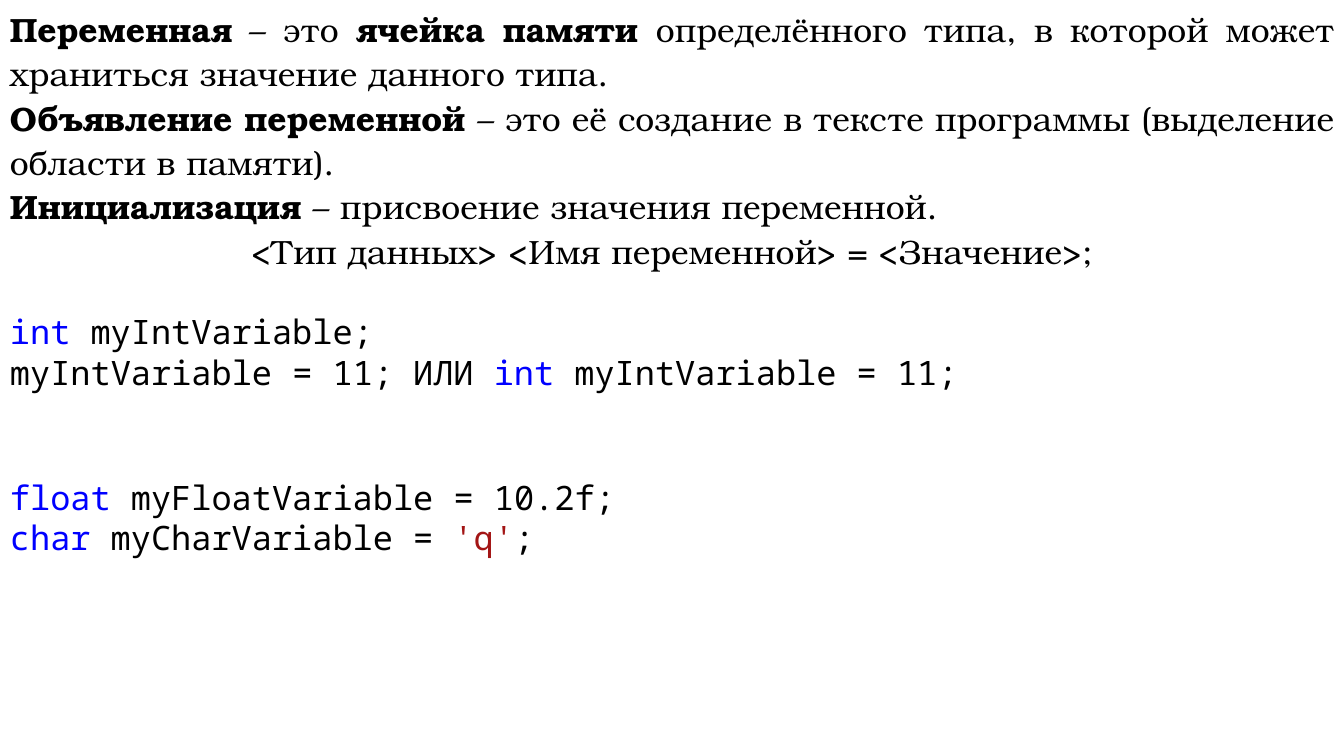
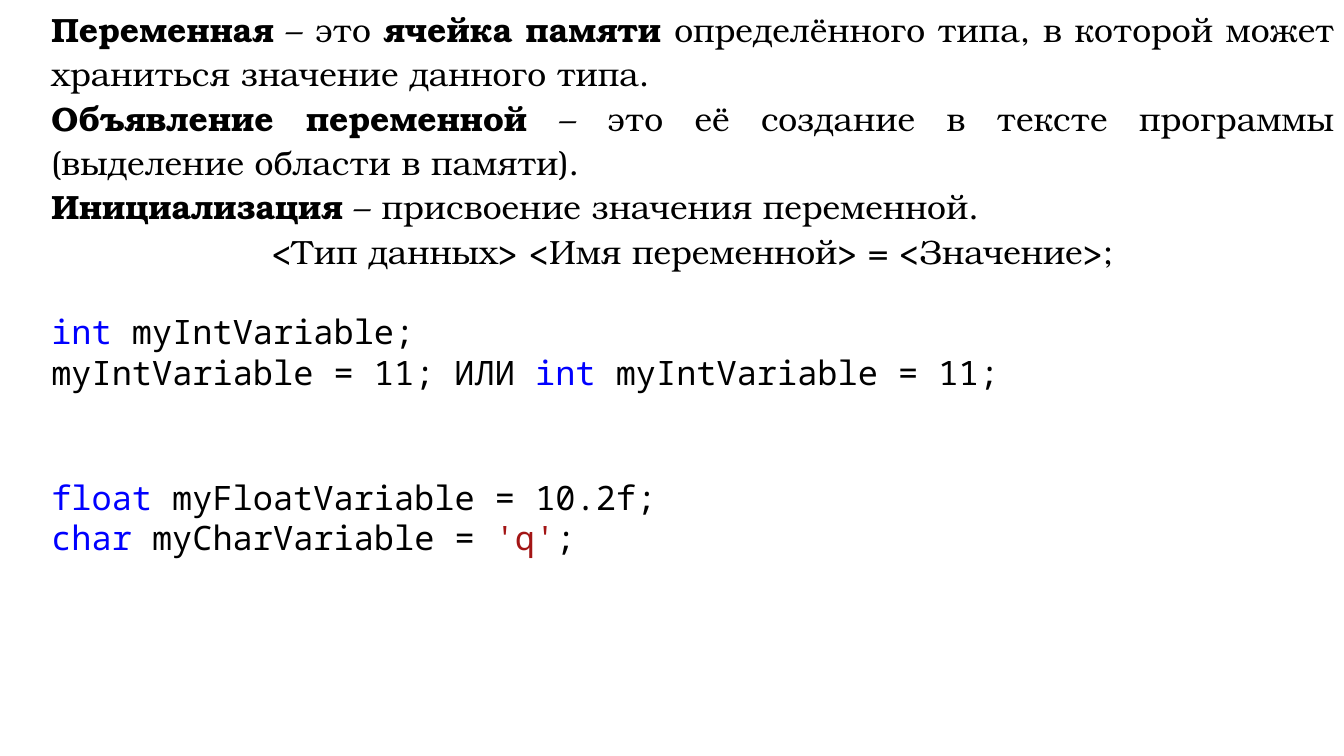
Before and after one commit to DaniilKlyukin/ITiP-1, a slide deck: slide 24 of Лекции/ИТиП лек 1 (лр 1).pptx. Drawn at 1344x756 pixels with LibreOffice and Linux fonts; fonts in the diff are those of the drawing. Boxes give left, top, right and bottom in pixels: in the first picture for what was removed or moved away, otherwise in the second. Text is boxed around its words. In the diff, an @@ line names an element or a change of style, - is before the commit and + after.

```diff
--- a/Лекции/ИТиП лек 1 (лр 1).pptx
+++ b/Лекции/ИТиП лек 1 (лр 1).pptx
@@ text "Переменная – это ячейка памяти ..." rewrapped from (10,17,1334,559) to (51,17,1334,559) @@
```
Also in this commit, not shown: 8 other slides changed, 1 slide added, 1 slide removed, 1 other file.
